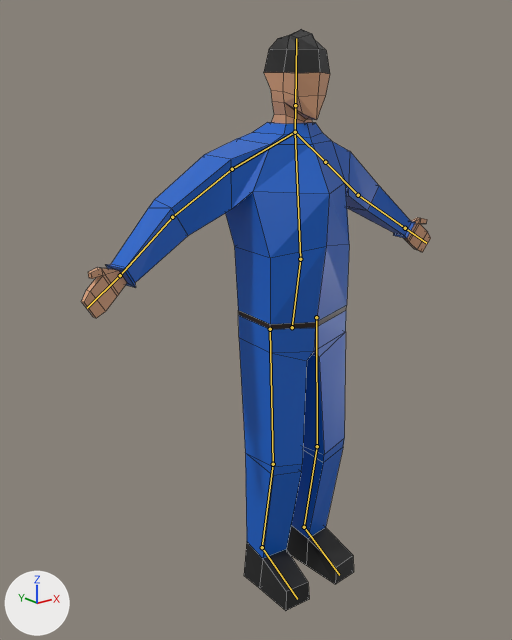
The Blender file Art/Character/Soldier.blend, before and after one commit.
Camera for both pictures: a 50 mm camera at (-1.64, -1.84, 1.82) aimed at (-0.13, 0.05, 1.07). The axes (+X, +Y, +Z) are drawn at lower left. The lights are the same throughout. The bones that bend it are drawn over the model as lines. Mesh edges are drawn as thin lines.
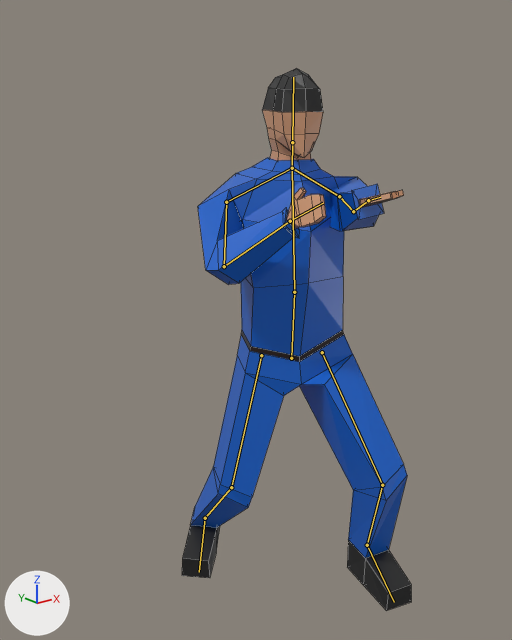
The newer file adds an action. The first version stands in its rest pose; the second is drawn at frame 1 of the action 'Fidgeting-loop'.

Location of each change, [x1, y1, x2, y2] in pixels of the pictures (512 x 640 px):
'Cube', posed (34% narrower, 7% shorter): before [81, 29, 431, 611]; after [182, 68, 411, 611]
bone 'Pelvis', root to tip: before (292, 327) to (300, 259); after (291, 358) to (294, 292)
bone 'Chest', root to tip: before (300, 259) to (295, 132); after (294, 292) to (292, 168)
bone 'Hand.R', root to tip: before (120, 275) to (87, 308); after (290, 221) to (323, 203)

Edits to the bpy script that builds the scene:
```text
Change bone_pelvis:
    where bone_pelvis = bpy.data.objects['Armature'].pose.bones['Pelvis']
    bone_pelvis.location: (0.0, 0.0, 0.0) -> (0.0, -0.117, 0.018)
    bone_pelvis.rotation_quaternion: (1.0, 0.0, 0.0, 0.0) -> (0.964, 0.0, -0.264, 0.04)  # degrees (0, 0, 0) -> degrees (-1, -31, 5)
Change bone_chest:
    where bone_chest = bpy.data.objects['Armature'].pose.bones['Chest']  # child of 'Pelvis'
    bone_chest.rotation_quaternion: (1.0, 0.0, 0.0, 0.0) -> (0.996, 0.0, 0.093, 0.009)  # degrees (0, 0, 0) -> degrees (0, 11, 1)
Change bone_hand_r:
    where bone_hand_r = bpy.data.objects['Armature'].pose.bones['Hand.R']  # child of 'LowerArm.R'
    bone_hand_r.rotation_quaternion: (1.0, 0.0, 0.0, 0.0) -> (1.0, -0.2, -0.7, 0.0)  # degrees (0, 0, 0) -> degrees (-40, -66, 27)
Change bone_iklegpole_l:
    where bone_iklegpole_l = bpy.data.objects['Armature'].pose.bones['IKLegPole.L']
    bone_iklegpole_l.location: (0.0, 0.0, 0.0) -> (0.14, 0.0, 0.0)
Change bone_iklegtarget_l:
    where bone_iklegtarget_l = bpy.data.objects['Armature'].pose.bones['IKLegTarget.L']
    bone_iklegtarget_l.location: (0.0, 0.0, 0.0) -> (0.107, -0.225, 0.117)
    bone_iklegtarget_l.rotation_quaternion: (1.0, 0.0, 0.0, 0.0) -> (0.988, -0.002, -0.07, -0.136)  # degrees (0, 0, 0) -> degrees (1, -8, -16)
Change bone_ikarmpole_l:
    where bone_ikarmpole_l = bpy.data.objects['Armature'].pose.bones['IKArmPole.L']
    bone_ikarmpole_l.location: (0.0, 0.0, 0.0) -> (0.34, -0.411, 0.236)
Change bone_ikarmtarget_l:
    where bone_ikarmtarget_l = bpy.data.objects['Armature'].pose.bones['IKArmTarget.L']
    bone_ikarmtarget_l.location: (0.0, 0.0, 0.0) -> (-0.75, -0.477, 0.229)
Change bone_iklegpole_r:
    where bone_iklegpole_r = bpy.data.objects['Armature'].pose.bones['IKLegPole.R']
    bone_iklegpole_r.location: (0.0, 0.0, 0.0) -> (0.336, -0.19, 0.0)
Change bone_iklegtarget_r:
    where bone_iklegtarget_r = bpy.data.objects['Armature'].pose.bones['IKLegTarget.R']
    bone_iklegtarget_r.location: (0.0, 0.0, 0.0) -> (-0.059, 0.276, -0.139)
    bone_iklegtarget_r.rotation_quaternion: (1.0, 0.0, 0.0, 0.0) -> (0.934, 0.005, -0.162, -0.318)  # degrees (0, 0, 0) -> degrees (7, -17, -39)
Change bone_ikarmpole_r:
    where bone_ikarmpole_r = bpy.data.objects['Armature'].pose.bones['IKArmPole.R']
    bone_ikarmpole_r.location: (0.0, 0.0, 0.0) -> (-0.236, -0.55, 0.253)
Change bone_ikarmtarget_r:
    where bone_ikarmtarget_r = bpy.data.objects['Armature'].pose.bones['IKArmTarget.R']
    bone_ikarmtarget_r.location: (0.0, 0.0, 0.0) -> (0.477, -0.233, 0.147)
```
